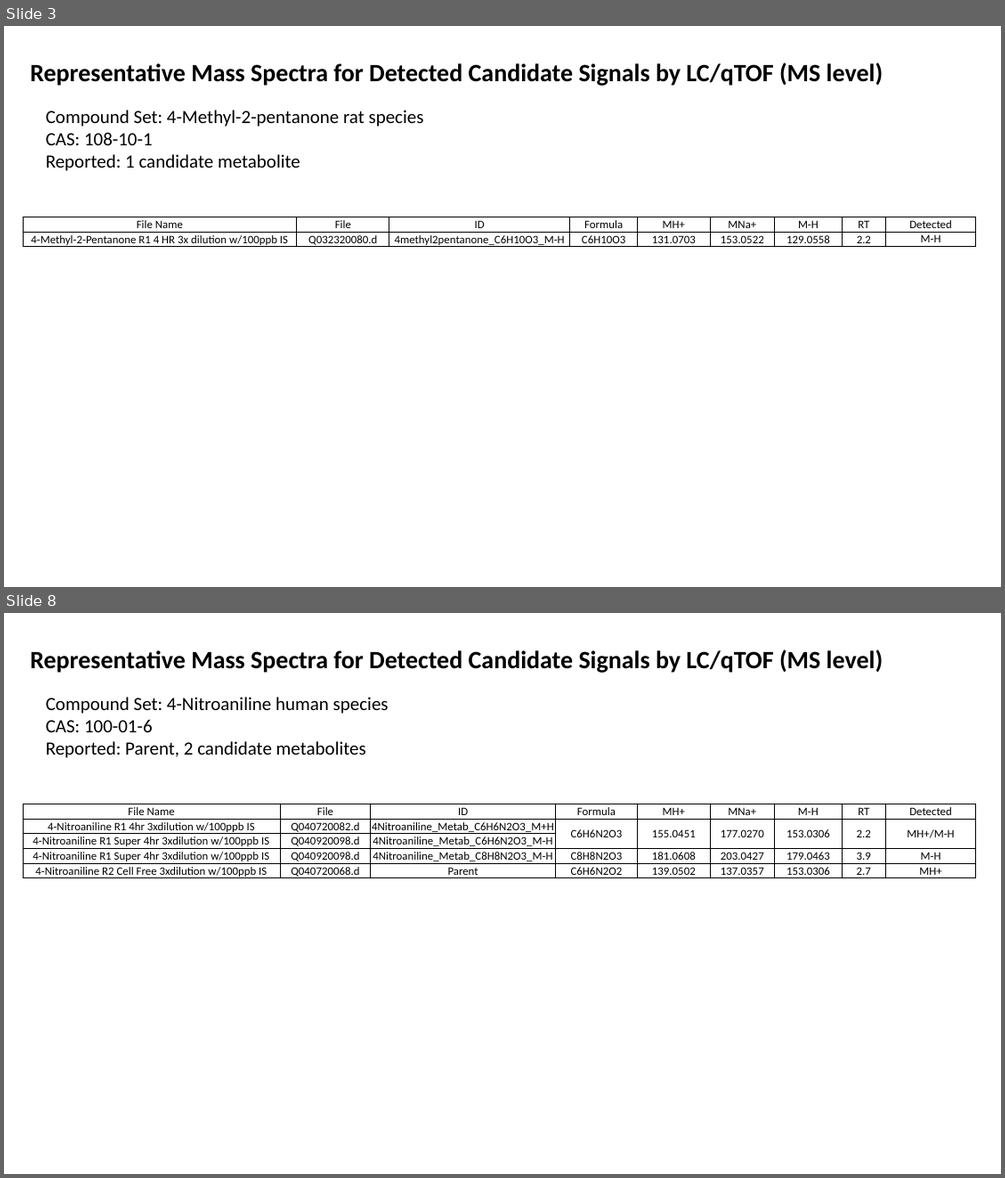
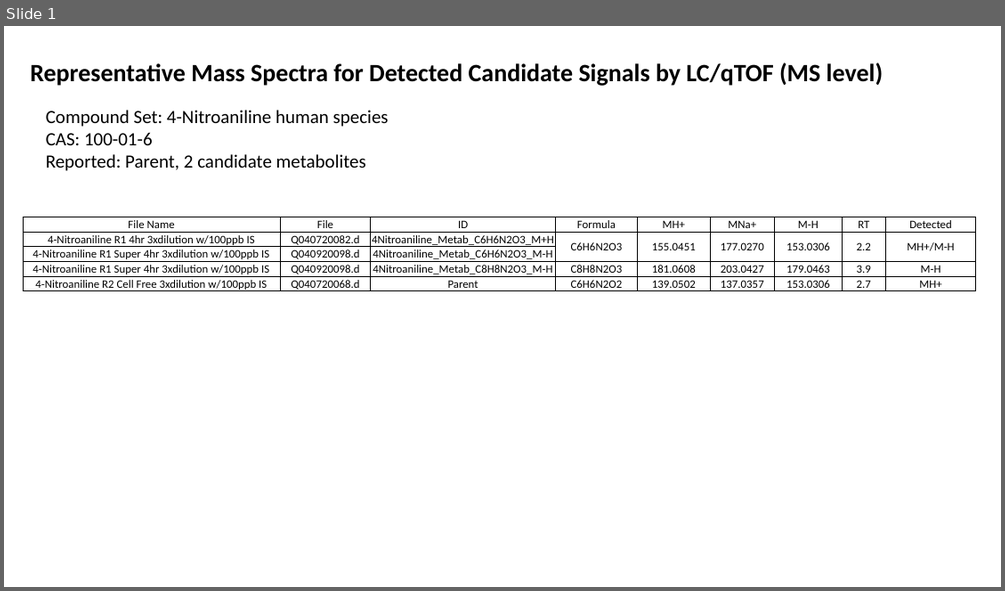
Before and after one commit to USEPA/CompTox-ExpoCast-SSAMetabolism, a slide deck: Data/Hepatocyte_Mass_Spectra_LC.pptx. Shown one above the other, each under a label of ours: slides 3 and 8 before the commit, slide 1 after it; the slides between them are not shown. The pictures are 1005x1178 and 1005x591 pixels, drawn with LibreOffice and Linux fonts; fonts in the diff are those of the drawing. Boxes give left, top, right and bottom in pixels: in the first picture for what was removed or moved away, otherwise in the second. Text is boxed around its words. In the diff, an @@ line names an element or a change of style, - is before the commit and + after.

```diff
--- a/Data/Hepatocyte_Mass_Spectra_LC.pptx
+++ b/Data/Hepatocyte_Mass_Spectra_LC.pptx
@@ slide 3 removed at box(4, 26, 1001, 587), background #FFFFFF @@
@@ text removed at box(30, 62, 882, 86) @@
-Representative Mass Spectra for Detected Candidate Signals by LC/qTOF (MS level)
@@ text removed at box(46, 110, 424, 171) @@
-Compound Set: 4-Methyl-2-pentanone rat species
-CAS: 108-10-1
-Reported: 1 candidate metabolite
@@ table removed at box(23, 217, 976, 250), 2 rows, 9 columns @@
-File Name | File | ID | Formula | MH+ | MNa+ | M-H | RT | Detected
-4-Methyl-2-Pentanone R1 4 HR 3x dilution w/100ppb IS | Q032320080.d | 4methyl2pentanone_C6H10O3_M-H | C6H10O3 | 131.0703 | 153.0522 | 129.0558 | 2.2 | M-H
@@ what was slide 8 is now slide 1 @@
```
Also in this commit, not shown: 6 other slides removed.
